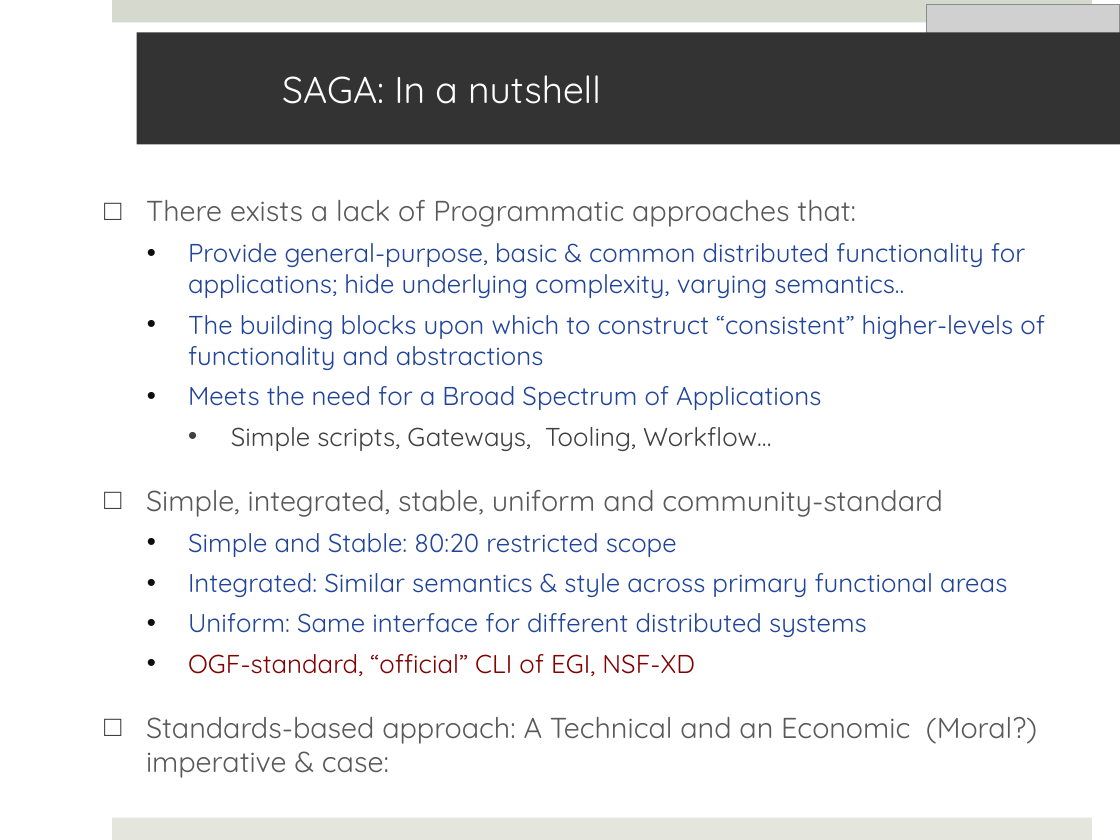
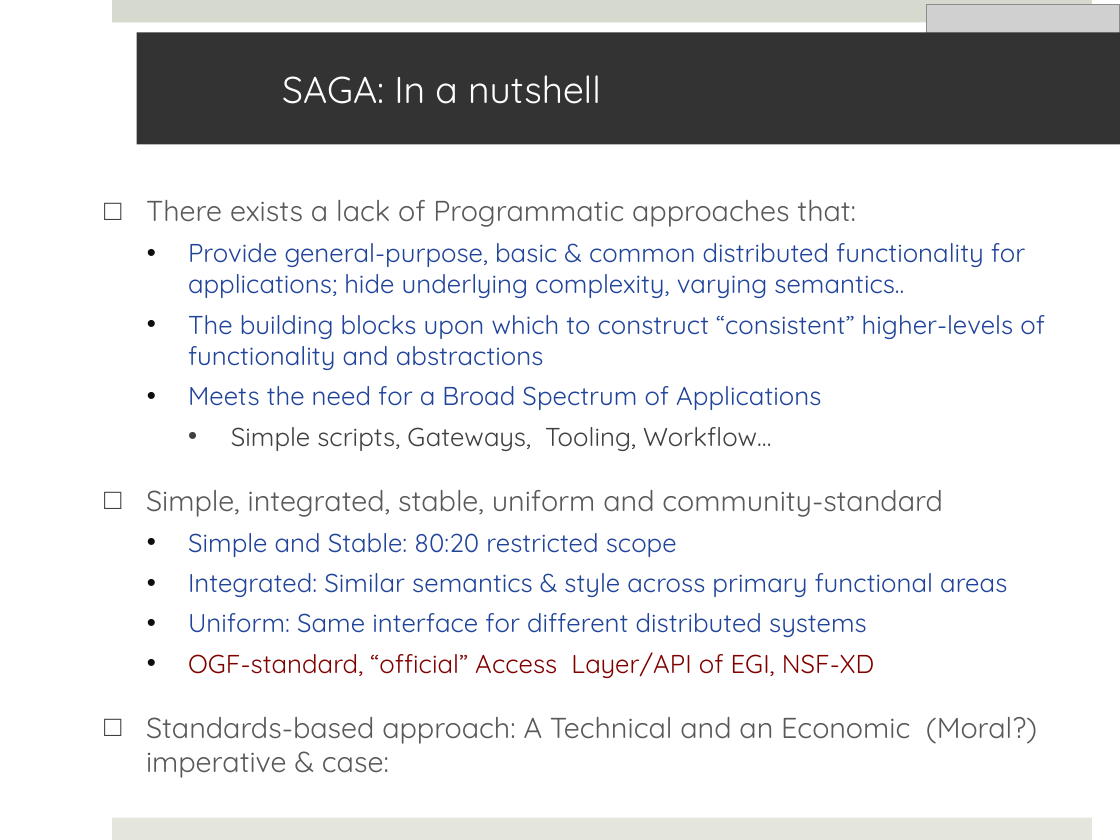
Before and after one commit to saga-project/saga-cpp-legacy-projects, a slide deck: slide 14 of saga-talks/abstractions_for_ls-microsoft.pptx. Drawn at 1120x840 pixels with LibreOffice and Linux fonts; fonts in the diff are those of the drawing; grey boxes stand for pictures; background and template pictures are left out. Boxes give left, top, right and bottom in pixels: in the first picture for what was removed or moved away, otherwise in the second. Text is boxed around its words. In the diff, an @@ line names an element or a change of style, - is before the commit and + after.

```diff
--- a/saga-talks/abstractions_for_ls-microsoft.pptx
+++ b/saga-talks/abstractions_for_ls-microsoft.pptx
@@ text at (x1=188, y1=652, x2=875, y2=678): text changed @@
-  • OGF-standard, “official” CLI of EGI, NSF-XD
+  • OGF-standard, “official” Access Layer/API of EGI, NSF-XD
```
Also in this commit, not shown: 17 other slides changed.
